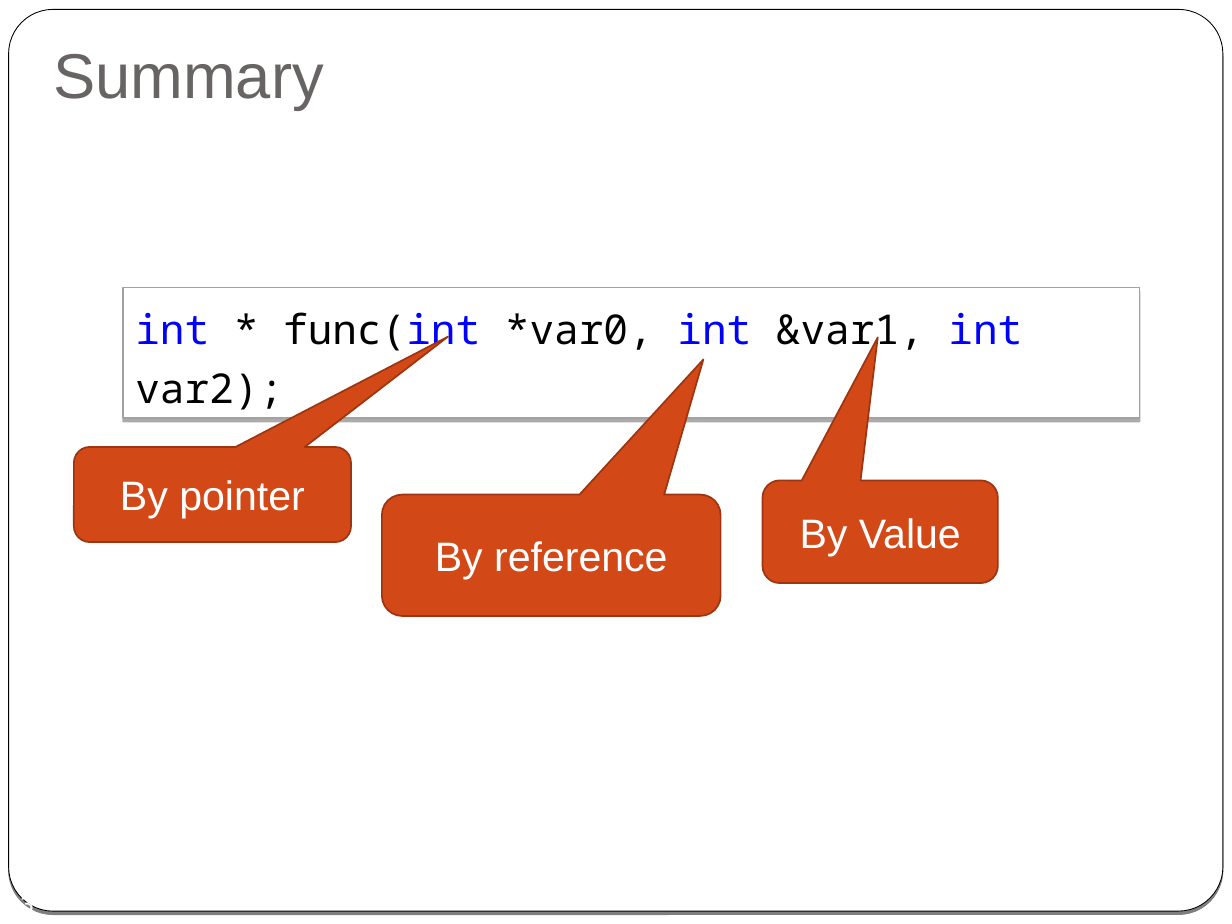
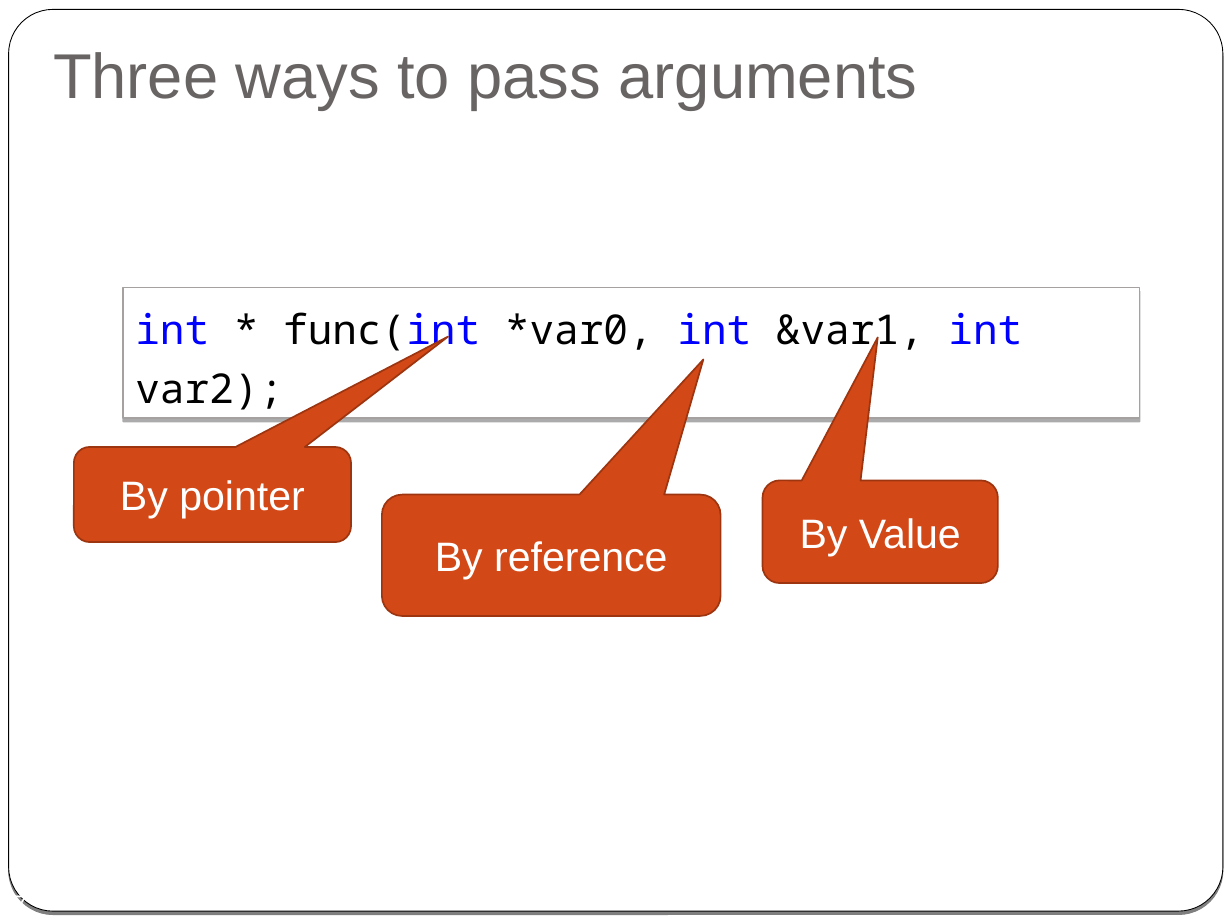
Before and after one commit to cpp-at-ariel/cpp-5778, a slide deck: slide 7 of week03-reference-const/slides-reference.odp (slide 13 before the commit). Drawn at 1232x924 pixels with LibreOffice and Linux fonts; fonts in the diff are those of the drawing. Boxes give left, top, right and bottom in pixels: in the first picture for what was removed or moved away, otherwise in the second. Text is boxed around its words. In the diff, an @@ line names an element or a change of style, - is before the commit and + after.

```diff
--- a/week03-reference-const/slides-reference.odp
+++ b/week03-reference-const/slides-reference.odp
@@ title at bbox=[53, 52, 918, 110]: text changed @@
-Summary
+Three ways to pass arguments
@@ page number at bbox=[14, 893, 27, 907]: text changed @@
-13
+7
```
Also in this commit, not shown: 6 other slides changed, 25 other files.
